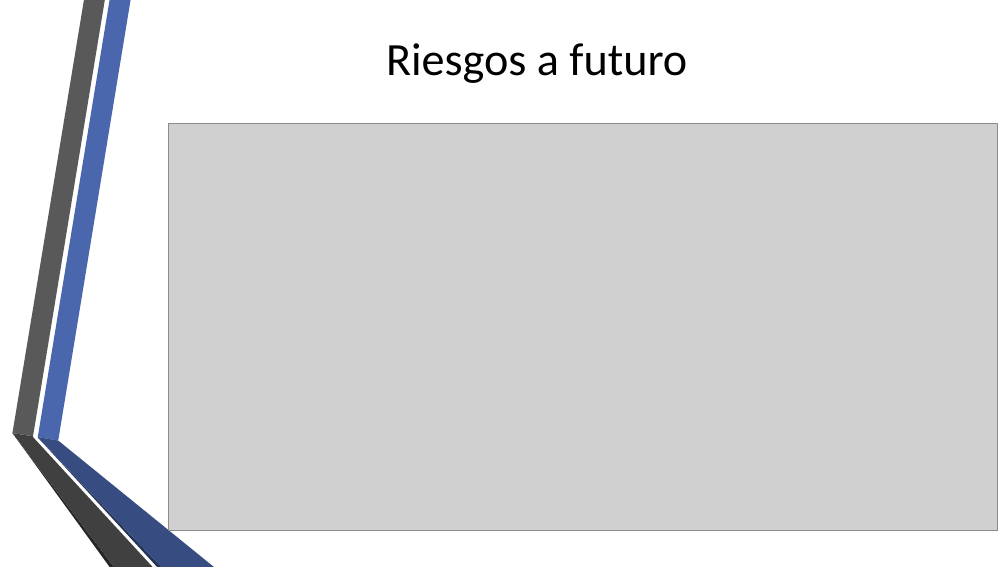
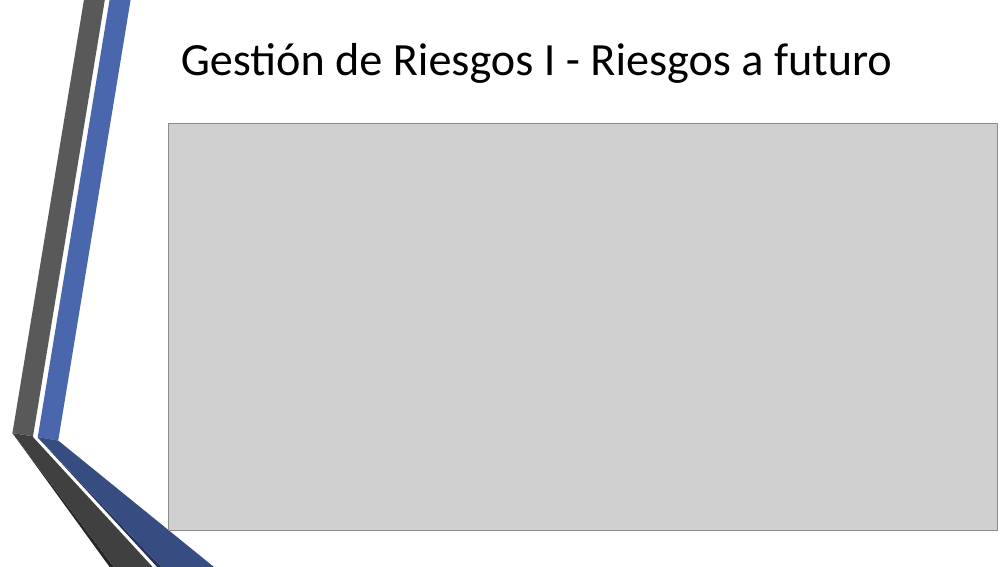
Before and after one commit to fge23/Sistema-VASPA, a slide deck: slide 18 of Presentaciones/presentacion vaspa - 12 - Noviembre 2019.pptx (slide 19 before the commit). Drawn at 1008x567 pixels with LibreOffice and Linux fonts; fonts in the diff are those of the drawing; grey boxes stand for pictures; background and template pictures are left out. Boxes give left, top, right and bottom in pixels: in the first picture for what was removed or moved away, otherwise in the second. Text is boxed around its words. In the diff, an @@ line names an element or a change of style, - is before the commit and + after.

Commit message:
Actualizacion presentación, agregado Gestión de Riesgos

```diff
--- a/Presentaciones/presentacion vaspa - 12 - Noviembre 2019.pptx
+++ b/Presentaciones/presentacion vaspa - 12 - Noviembre 2019.pptx
@@ title at [181, 43, 892, 83]: text changed @@
-Riesgos a futuro
+Gestión de Riesgos I - Riesgos a futuro
```
Also in this commit, not shown: 2 slides added, 1 slide removed.
